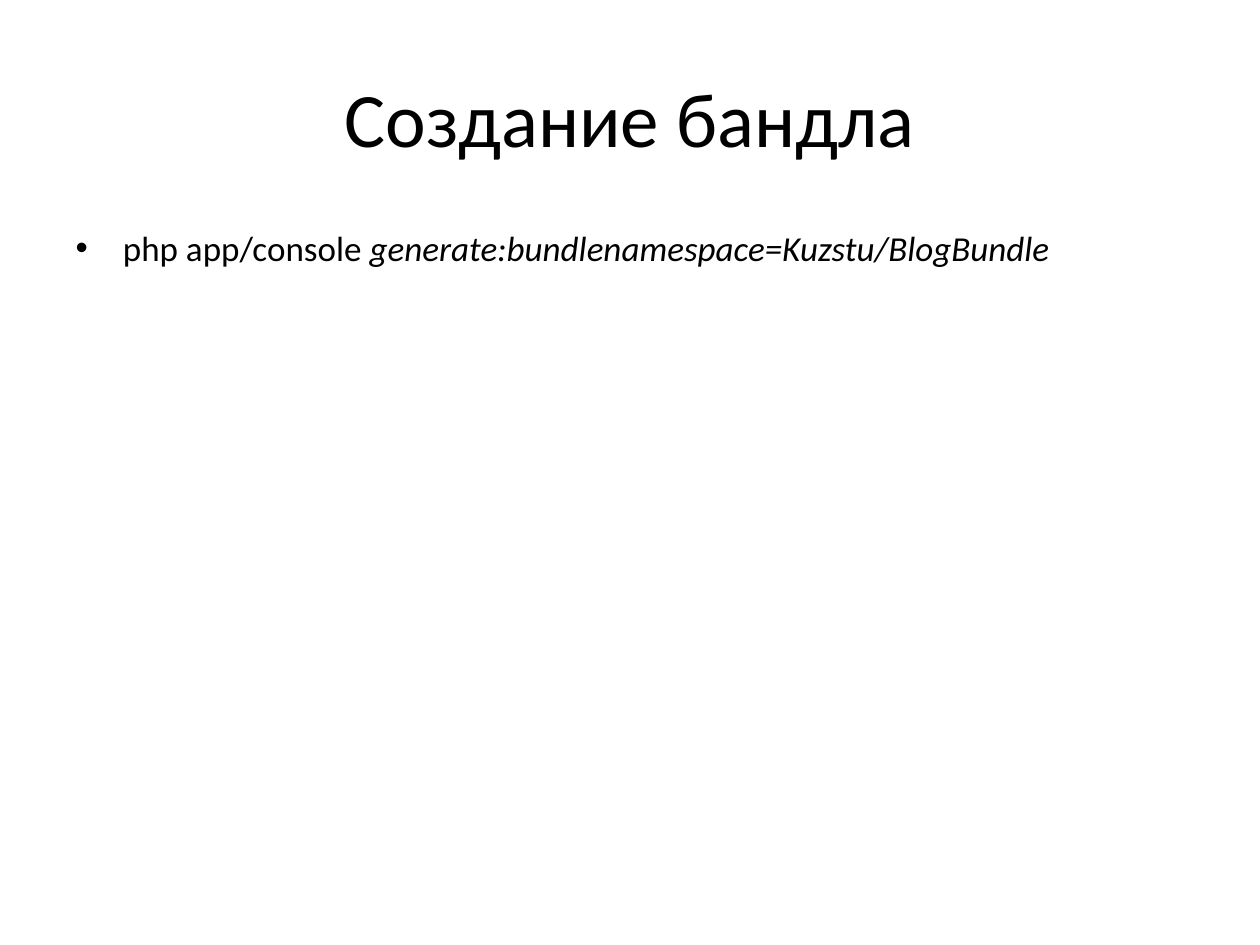
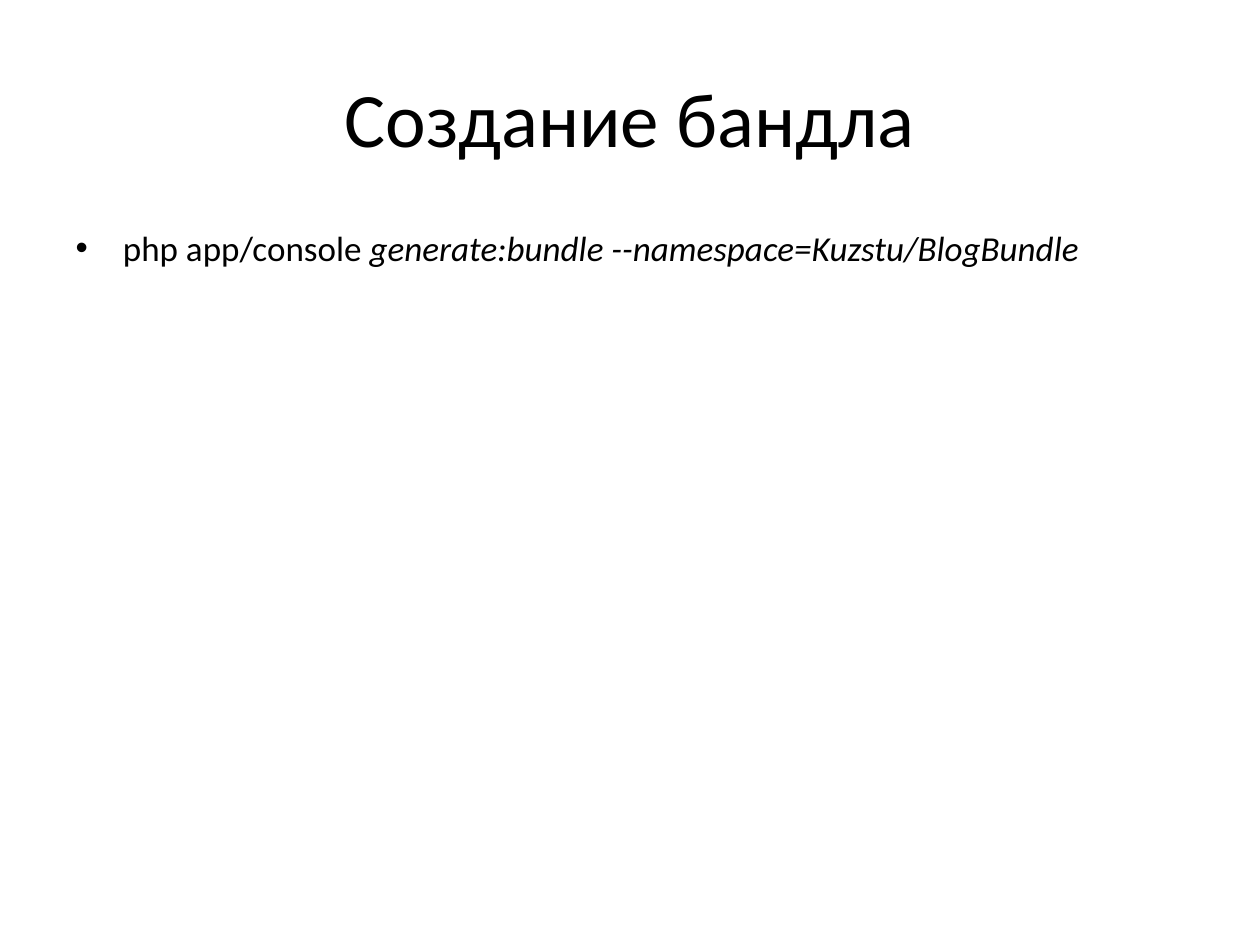
Before and after one commit to smoly-kuzstu/lections, a slide deck: slide 13 of lections/lesson02/Lection 2.pptx (slide 12 before the commit). Drawn at 1260x945 pixels with LibreOffice and Linux fonts; fonts in the diff are those of the drawing. Boxes give left, top, right and bottom in pixels: in the first picture for what was removed or moved away, otherwise in the second. Text is boxed around its words. In the diff, an @@ line names an element or a change of style, - is before the commit and + after.

```diff
--- a/lections/lesson02/Lection 2.pptx
+++ b/lections/lesson02/Lection 2.pptx
@@ text at (123, 236, 1078, 267): text changed @@
-• php app/console generate:bundlenamespace=Kuzstu/BlogBundle
+• php app/console generate:bundle --namespace=Kuzstu/BlogBundle
```
Also in this commit, not shown: 1 other slide changed, 5 slides added, 1 other file.
